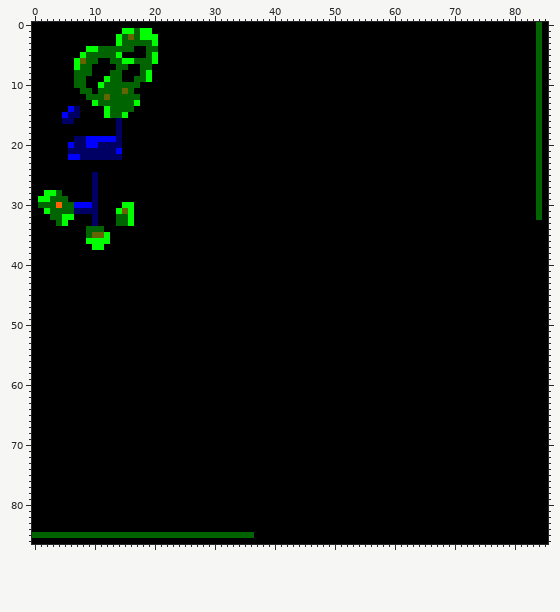
A sprite sheet gets an edit: data/maps/map_3.png. The first picture shows the starting point.
The file is 86x87 pixels.
Now the later version:
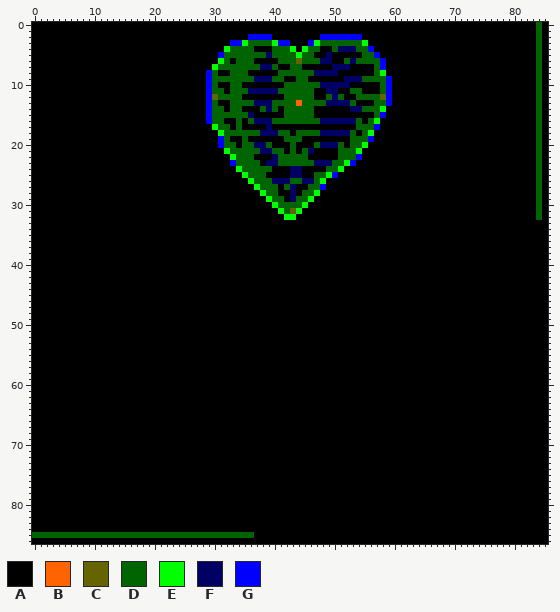
Palette (. is transparent): A #000000  B #ff6400  C #646400  D #006400  E #00ff00  F #000064  G #0000ff
From old to new:
Changed rows in their new state; - is an unchanged pixel.
first column x 1:
 1 --------------AAAAA----------------------------------------
 2 -------------AAAAAAA---------------GGGG--------GGGGGGG-----
 3 -------------AAAAAAA------------GGEDDDDEGG---GEDDDDDDDE----
 4 --------AAAAAAAA--AA-----------EDDDD---DDDE-EDD--DFFFDDG---
 5 -------AAAAAAA----AA----------GDDDDDDDFDDDDEDD--F-----DDG--
 6 ------AAAA--AAAAAAAA----------ED-DDD----DDDCDDDFF--DFDDDDG-
 7 ------AAA----AA--AA----------EDDDDDDDFFD--DD-----FFF----DG-
 8 ------AAA---AA---AA---------GD--DDD-----DDDDDDFFFF------DE-
 9 ------AA---AAA--AAA---------GDDDDDDDFFFDD--DD------FFFDDDDG
10 ------AA--AAAAAAA-----------GD--DD-------DDDDDDFFFFF-----DG
11 -------AA-AAAAAA------------GDD-DDDFFFFFDDDDDD--FF--DD---DG
12 --------AAAAAAAAA-----------GCDDDD-------DDDDD--DFD--DDDDCG
13 ---------AAAAAAAA-----------GD--DDDDFFFDDDDBDDDDFFFFD---DDG
14 -----AA----AAAAA------------GDD-DD---DFD-DDDDD------FFDDDE-
15 ----AAA----AAAA-------------GDDDDDDF-----DDDDD----------DG-
16 ----AA-------A--------------GDD--D-DFFFDDDDDDDDFFFFFFD-DE--
17 -------------A---------------EDD-D----F--------------DDDG--
18 -------------A----------------EDDDDDDFFFDD-DDDDFFFFFD-DE---
19 ------AAAAAAAA----------------GD--D------DDD--------DDDG---
20 -----AAAAAAAAA----------------GDD-DDFFD---D---DFFFD-DDE----
21 -----AAAAAAAAA-----------------EDDDDDFFDD-D-DF----DDDE-----
22 -----AAAAAAAAA------------------EDDD---FDDDDD-----DDDG-----
23 --------------------------------GDDDD-FFDDDDDDFFFDDEG------
24 ---------------------------------EDDDDD---FF----DDE--------
25 ---------A------------------------EDDD----FF--DDEG---------
26 ---------A-------------------------EDDDFFFDDFFDE-----------
27 ---------A--------------------------EDDD-DF--DDG-----------
28 -AAA-----A---------------------------EDD--F-DDE------------
29 AAAAA----A----------------------------EDD-FDDE-------------
30 AAAAAAAAAA----AA-----------------------EDDDDE--------------
31 -AAAAAAAAA---AAA------------------------EDCE---------------
32 --AAAA---A---AAA-------------------------EE----------------
33 ---AA----A---AAA-------------------------------------------
34 --------AAA------------------------------------------------
35 --------AAAA-----------------------------------------------
36 --------AAAA-----------------------------------------------
37 ---------AA------------------------------------------------
Changed places in both pictures, as pixel boxes (x1, y1, x2, y2):
changed: (38, 28, 158, 250)
changed: (206, 34, 392, 220)
